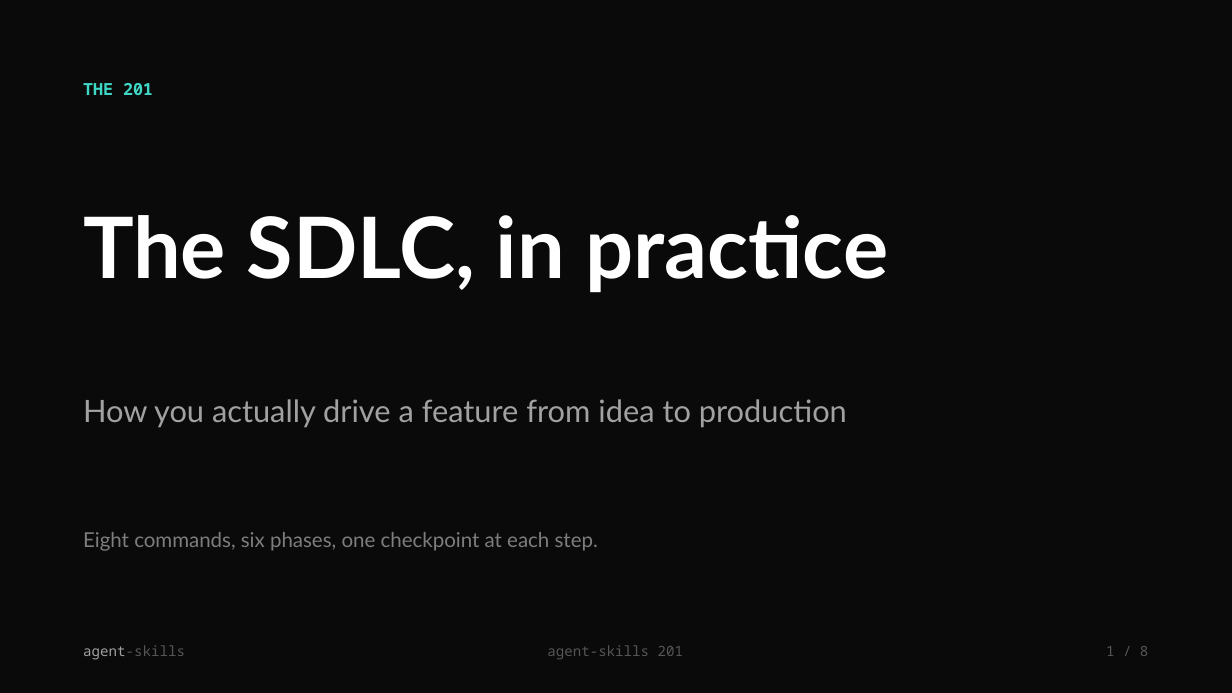
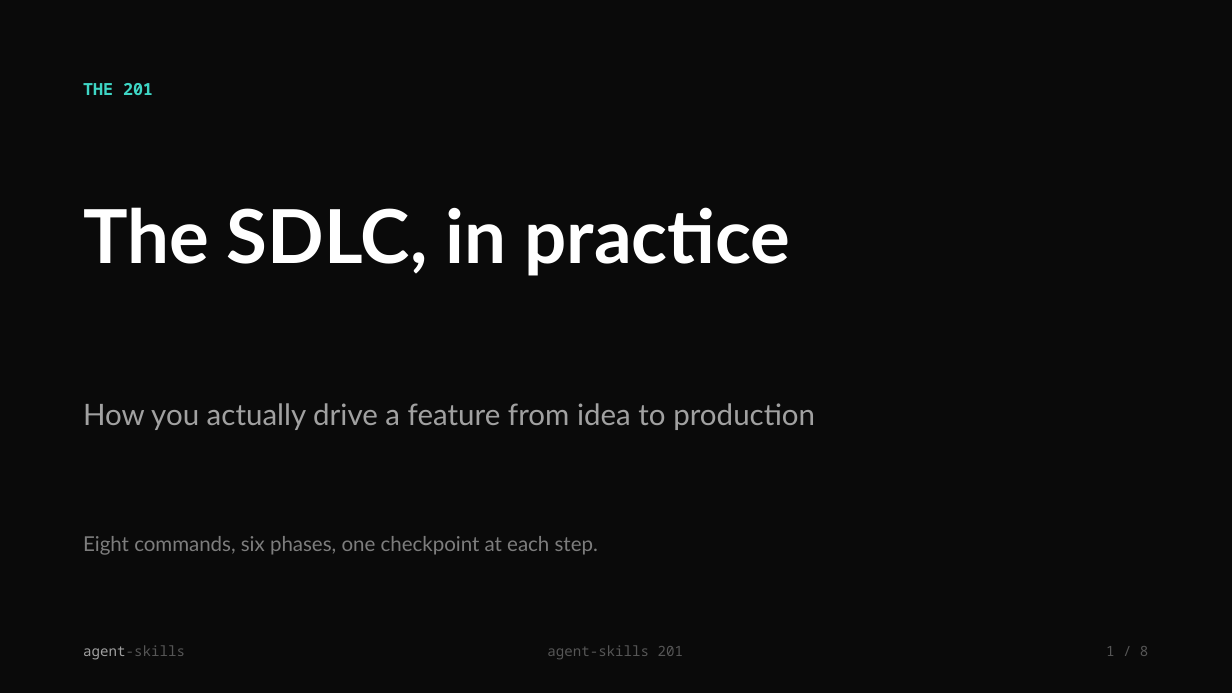
Before and after one commit to addyosmani/skills.addy.ie, a slide deck: slide 1 of public/teach/decks/agent-skills-201.pptx. Drawn at 1232x693 pixels with LibreOffice and Linux fonts; fonts in the diff are those of the drawing. Boxes give left, top, right and bottom in pixels: in the first picture for what was removed or moved away, otherwise in the second. Text is boxed around its words. In the diff, an @@ line names an element or a change of style, - is before the commit and + after.

Commit message:
Fix deck responsiveness and PPTX slide overflow
HTML decks:
- Mobile-first layout that adapts to the viewport instead of scaling a
  fixed 16:9 canvas down; switches to a framed 16:9 slide with
  container-query-unit text sizing only on larger landscape screens
- Text now always fits the slide (cqh units) so nothing overflows the canvas
- Added a 'best on desktop / rotate to landscape' hint on small portrait screens
- Larger tap targets for slide nav

PPTX decks:
- Constrain diagram images by height so they never run past the slide edge
- Trim font sizes and box geometry for safe vertical fit
- Verified every shape stays within the 7.5in slide bounds

```diff
--- a/public/teach/decks/agent-skills-201.pptx
+++ b/public/teach/decks/agent-skills-201.pptx
@@ text "The SDLC, in practice" at (83, 207, 791, 276): size 66 to 58 pt @@
@@ text "How you actually drive a ..." at (83, 403, 815, 430): size 24 to 23 pt @@
@@ text "Eight commands, six phases, one ...": place and size @@
-text "Eight commands, six phases, one ..." at (83, 532, 598, 551)
+text "Eight commands, six phases, one ..." at (83, 536, 598, 555)
```
Also in this commit, not shown: 7 other slides changed, 7 other files.
